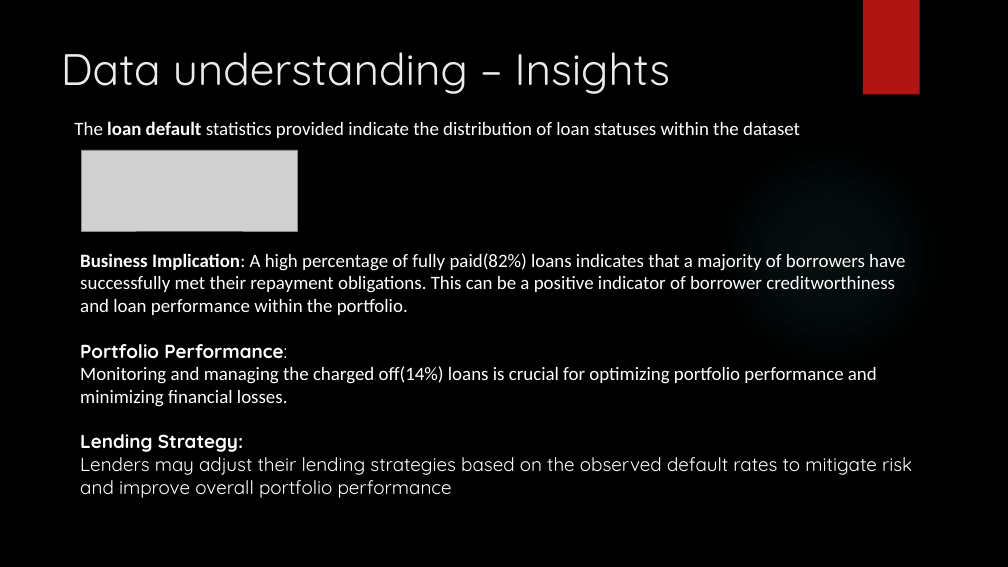
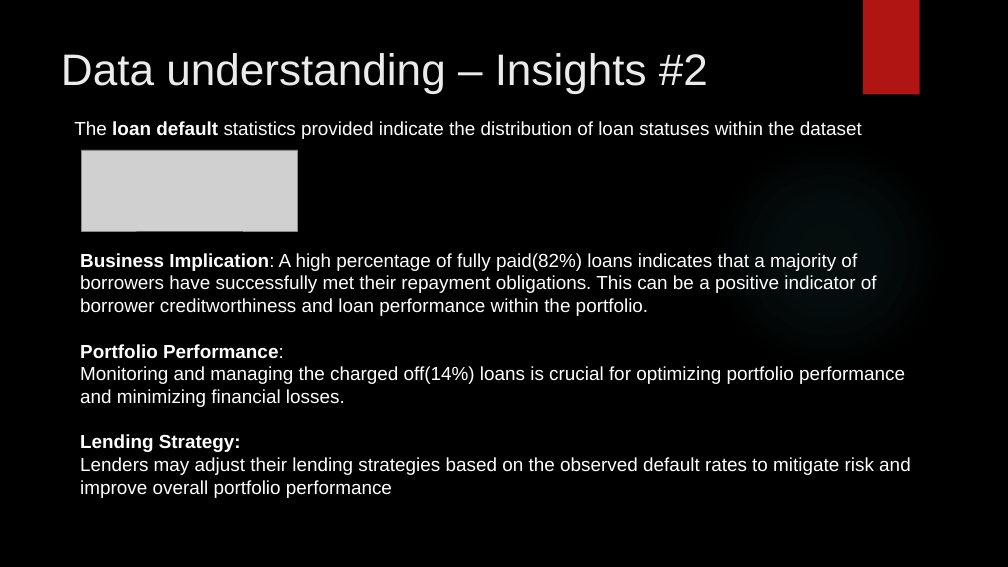
Before and after one commit to phanirajcm/LendingClubCaseStudy, a slide deck: slide 6 of Lending Club Case Study.pptx (slide 5 before the commit). Drawn at 1008x567 pixels with LibreOffice and Linux fonts; fonts in the diff are those of the drawing; grey boxes stand for pictures; background and template pictures are left out. Boxes give left, top, right and bottom in pixels: in the first picture for what was removed or moved away, otherwise in the second. Text is boxed around its words. In the diff, an @@ line names an element or a change of style, - is before the commit and + after.

```diff
--- a/Lending Club Case Study.pptx
+++ b/Lending Club Case Study.pptx
@@ title at box(61, 53, 708, 93): text changed; font Quicksand to Arial @@
-Data understanding – Insights
+Data understanding – Insights #2
@@ text "The loan default statistics provided ..." at box(74, 121, 862, 139): font Calibri to Arial @@
@@ text "Business Implication: A high percentage ..." at box(80, 253, 911, 498): font Calibri to Arial in "Business Implication: A high percentage of fully ...", "Monitoring and managing the charged off(14%) loans ..."; font Quicksand to Arial in "Portfolio Performance:", "Lending Strategy:", "Lenders may adjust their lending strategies based ..." @@
```
Also in this commit, not shown: 12 other slides changed, 7 slides added, 1 slide removed.
